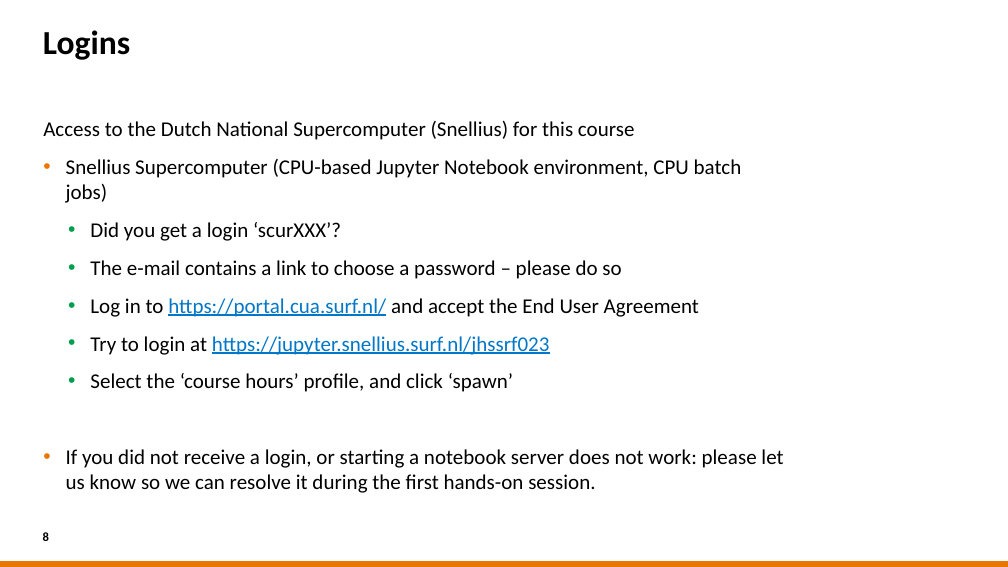
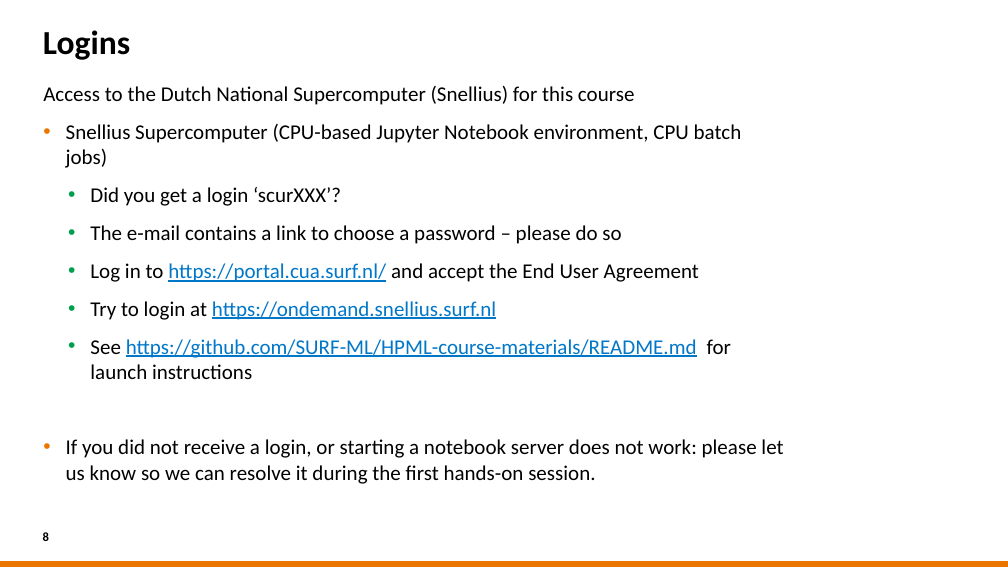
Before and after one commit to sara-nl/HPML-course-materials, a slide deck: slide 8 of Day1/slides/EuroHPC_HPML_welcome.pptx. Drawn at 1008x567 pixels with LibreOffice and Linux fonts; fonts in the diff are those of the drawing; background and template pictures are left out. Boxes give left, top, right and bottom in pixels: in the first picture for what was removed or moved away, otherwise in the second. Text is boxed around its words. In the diff, an @@ line names an element or a change of style, - is before the commit and + after.

Commit message:
update slides

```diff
--- a/Day1/slides/EuroHPC_HPML_welcome.pptx
+++ b/Day1/slides/EuroHPC_HPML_welcome.pptx
@@ text "Access to the Dutch National ...": place and size @@
-text "Access to the Dutch National ..." at <box>43,121,783,493</box>
+text "Access to the Dutch National ..." at <box>43,86,783,484</box>
@@ text at <box>90,301,731,379</box>: text changed; text colour #000000 to #0077C8 @@
-  • Try to login at https://jupyter.snellius.surf.nl/jhssrf023
-  • Select the ‘course hours’ profile, and click ‘spawn’
+  • Try to login at https://ondemand.snellius.surf.nl
+  • See https://github.com/SURF-ML/HPML-course-materials/README.md for launch instructions
```
Also in this commit, not shown: 3 other slides changed, 1 other file.
